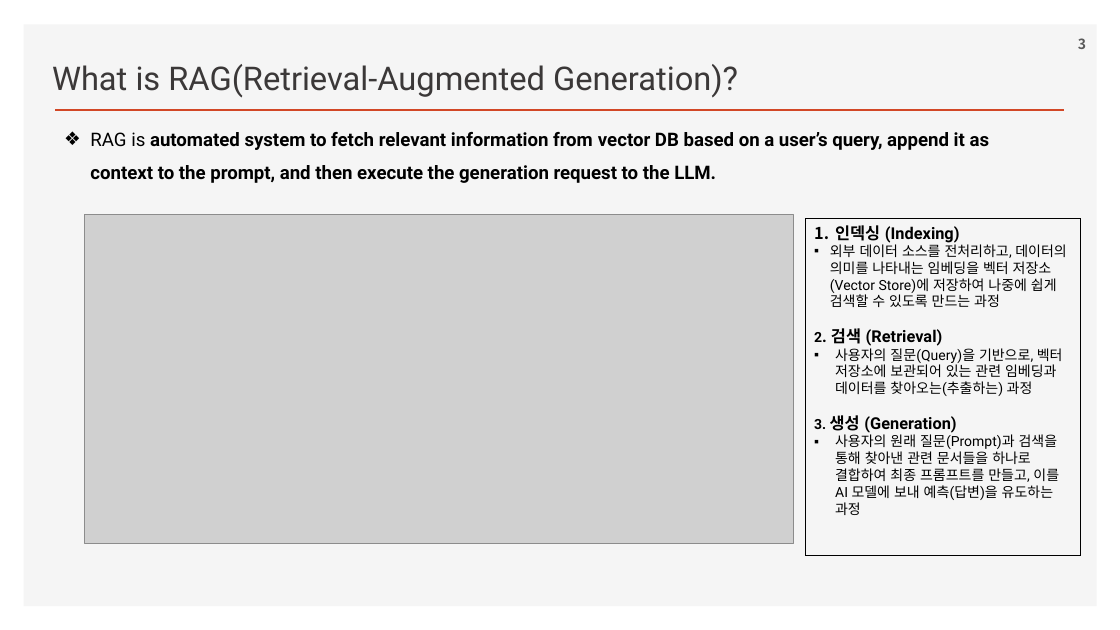
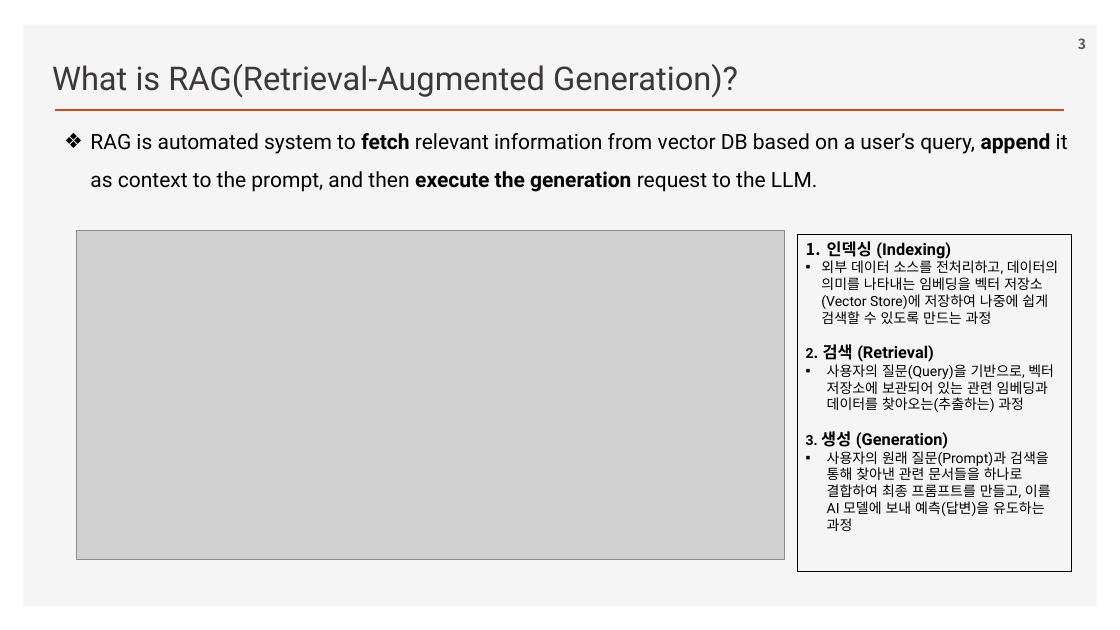
Before and after one commit to ancestor9/2026_Fall_Learning-Langchain-AI-Agent, a slide deck: slide 3 of ppts/CHAPTER 3 RAG Part II_Chatting with Your Data.pptx. Drawn at 1120x630 pixels with LibreOffice and Linux fonts; fonts in the diff are those of the drawing; grey boxes stand for pictures; background and template pictures are left out. Boxes give left, top, right and bottom in pixels: in the first picture for what was removed or moved away, otherwise in the second. Text is boxed around its words. In the diff, an @@ line names an element or a change of style, - is before the commit and + after.

```diff
--- a/ppts/CHAPTER 3 RAG Part II_Chatting with Your Data.pptx
+++ b/ppts/CHAPTER 3 RAG Part II_Chatting with Your Data.pptx
@@ text "RAG is automated system to ..." at (90, 133, 1068, 192): size 16 to 18 pt; bold off in "automated system to relevant information from vector ..." @@
@@ picture: place and size @@
-picture at (85, 215, 793, 544)
+picture at (76, 231, 785, 560)
@@ rectangle "인덱싱 (Indexing)": place and size @@
-rectangle "인덱싱 (Indexing)" at (806, 218, 1080, 555)
+rectangle "인덱싱 (Indexing)" at (797, 235, 1071, 572)
```
Also in this commit, not shown: 2 other slides changed.
